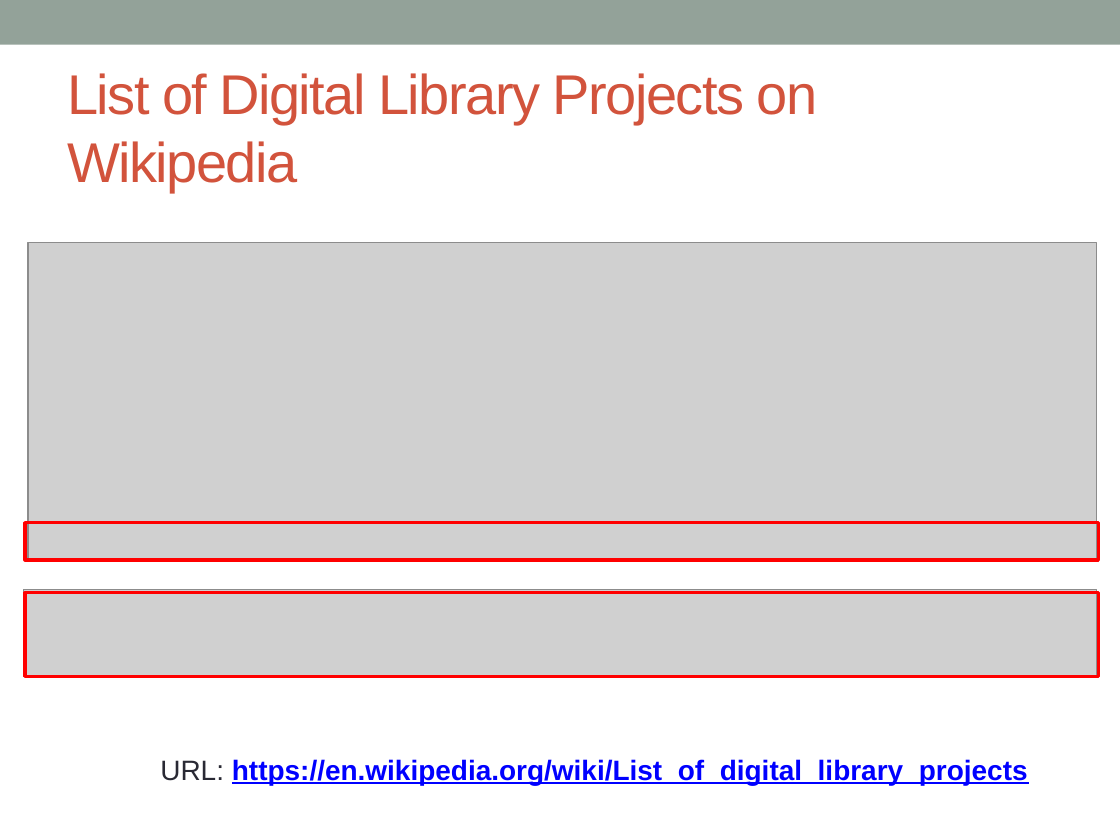
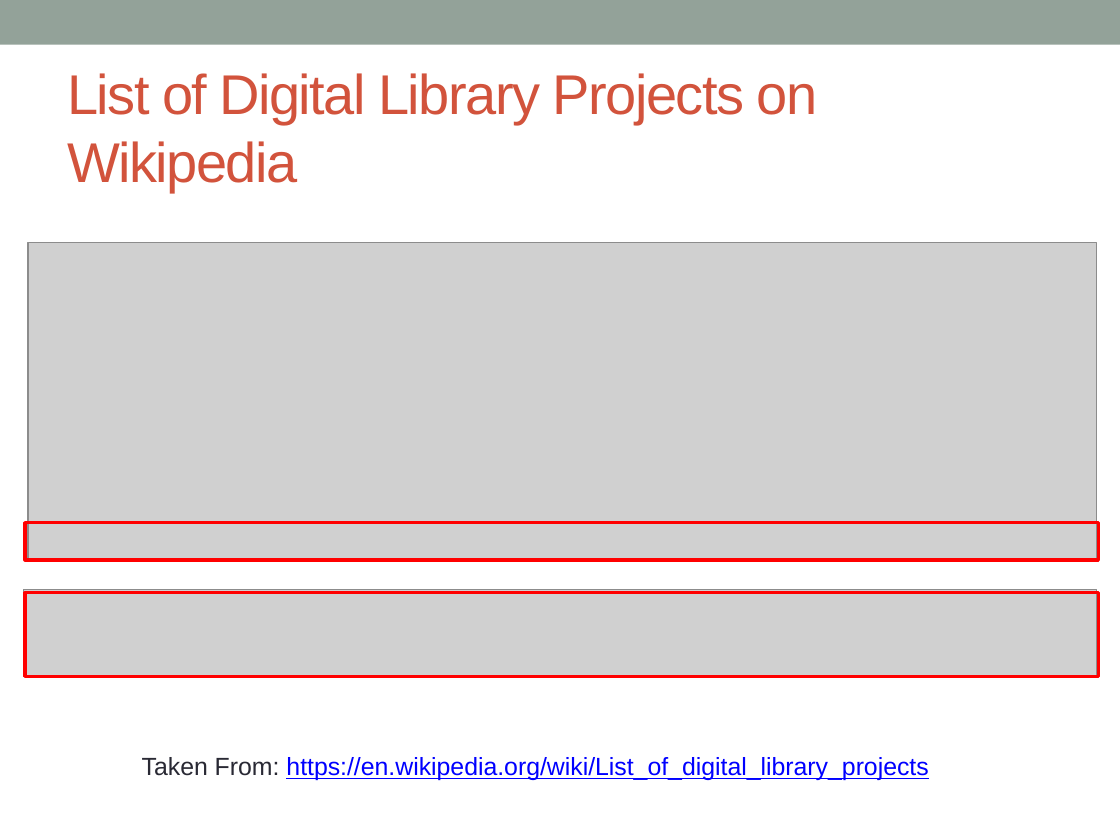
Before and after one commit to naumansiddiqui4/Mining-Scholarly-Big-Data, a slide deck: slide 4 of Digital libraries, repositories, and search engines.pptx. Drawn at 1120x840 pixels with LibreOffice and Linux fonts; fonts in the diff are those of the drawing; grey boxes stand for pictures. Boxes give left, top, right and bottom in pixels: in the first picture for what was removed or moved away, otherwise in the second. Text is boxed around its words. In the diff, an @@ line names an element or a change of style, - is before the commit and + after.

```diff
--- a/Digital libraries, repositories, and search engines.pptx
+++ b/Digital libraries, repositories, and search engines.pptx
@@ text at [142,757,928,780]: text changed; size 18 to 16 pt; bold off @@
-URL: https://en.wikipedia.org/wiki/List_of_digital_library_projects
+Taken From: https://en.wikipedia.org/wiki/List_of_digital_library_projects
```
Also in this commit, not shown: 2 other slides changed, 23 slides added, 2 slides removed.
